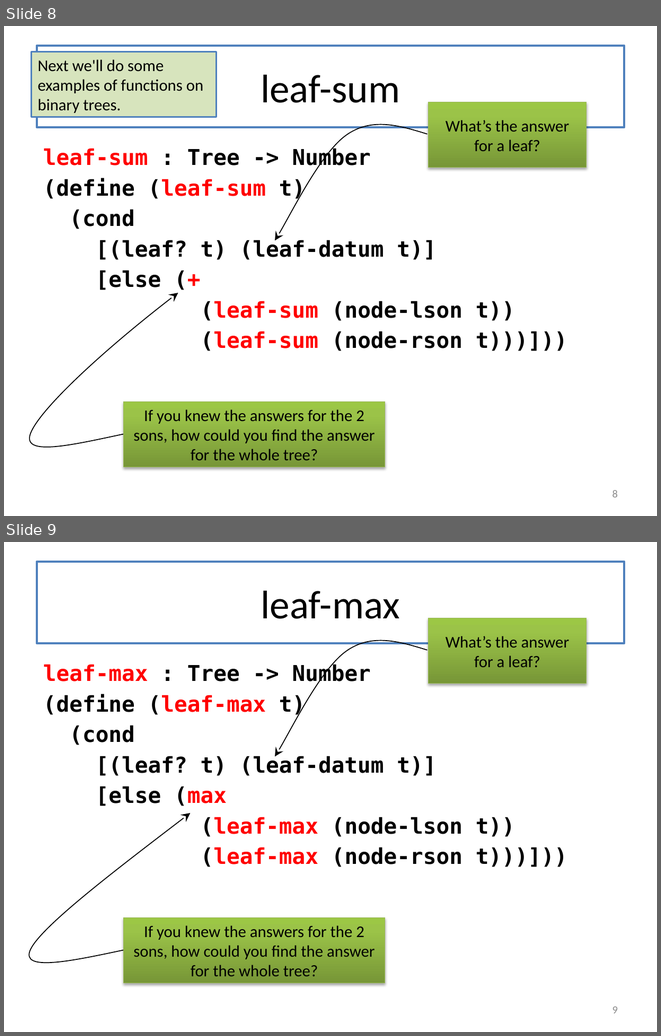
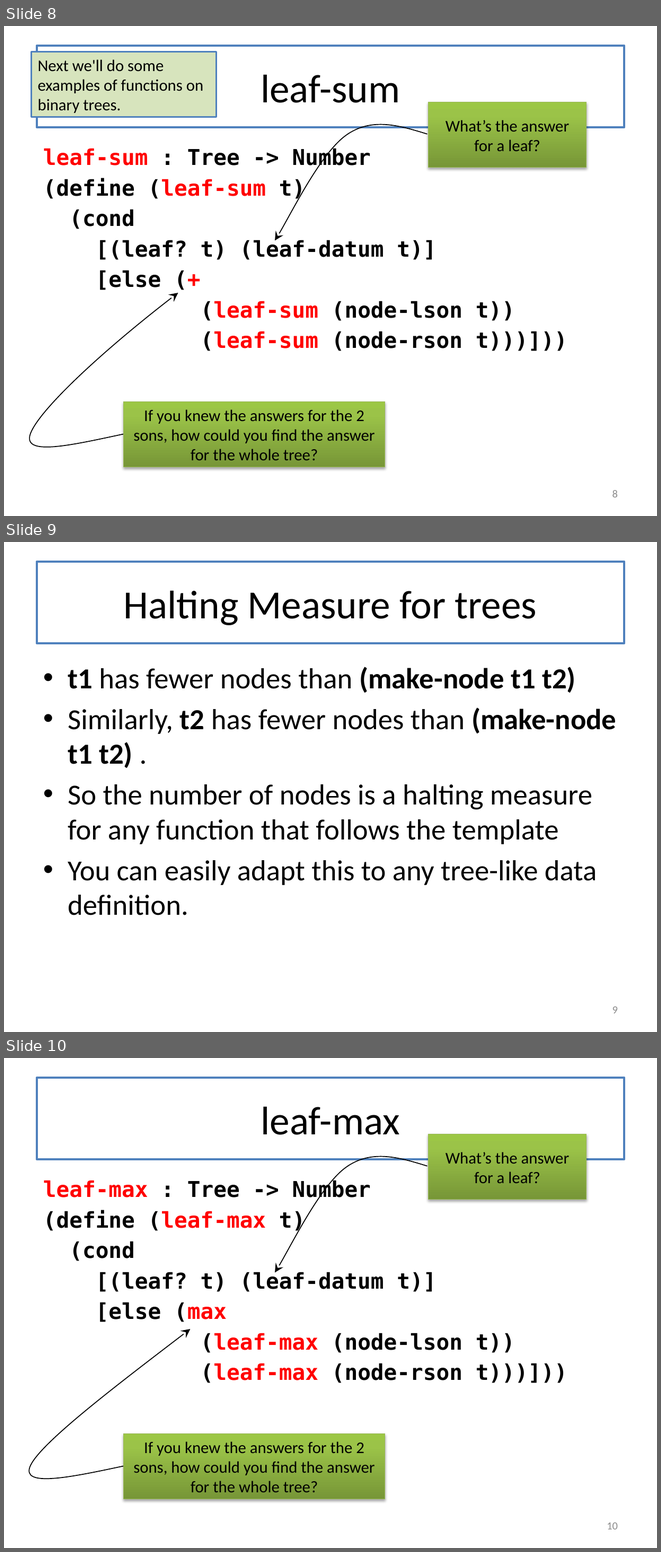
Before and after one commit to mwand/cs5010f16, a slide deck: Slides/Lesson 6.2 Trees.pptx. Shown one above the other, each under a label of ours: slides 8 and 9 before the commit, slides 8, 9 and 10 after it. The pictures are 661x1036 and 661x1552 pixels, drawn with LibreOffice and Linux fonts; fonts in the diff are those of the drawing. Boxes give left, top, right and bottom in pixels: in the first picture for what was removed or moved away, otherwise in the second. Text is boxed around its words. In the diff, an @@ line names an element or a change of style, - is before the commit and + after.

```diff
--- a/Slides/Lesson 6.2 Trees.pptx
+++ b/Slides/Lesson 6.2 Trees.pptx
@@ slide 9 added at (4, 542, 657, 1032), background #FFFFFF @@
@@ title added at (37, 562, 624, 643), fill #FFFFFF, outline #4F81BD 2.25 pt, 44 pt, text #000000 @@
+Halting Measure for trees
@@ text added at (68, 667, 616, 915), 32 pt, text #000000 @@
+• t1 has fewer nodes than (make-node t1 t2)
+• Similarly, t2 has fewer nodes than (make-node t1 t2) .
+• So the number of nodes is a halting measure for any function that follows the template
+• You can easily adapt this to any tree-like data definition.
@@ page number added at (612, 1006, 618, 1013), 12 pt, text #8C8C8C @@
+9
@@ what was slide 9 is now slide 10 @@
@@ page number at (607, 1522, 618, 1529): text changed @@
-9
+10
```
Also in this commit, not shown: 1 slide changed, 9 other files.
